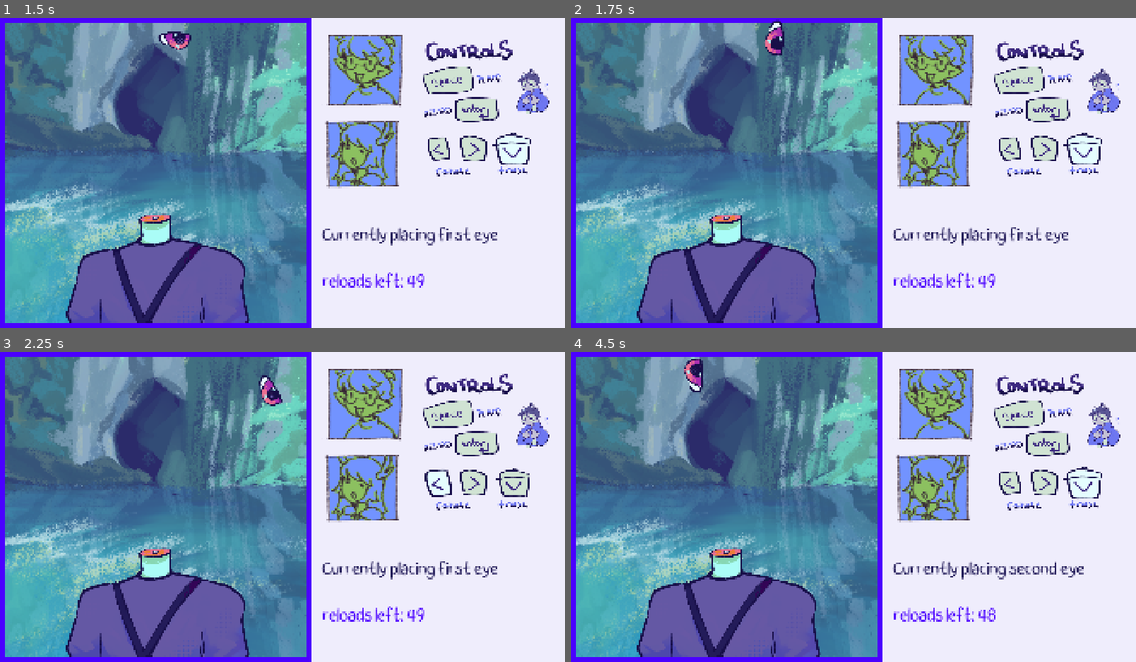
Above: before the commit, frames 1-4 (two rows, left to right).
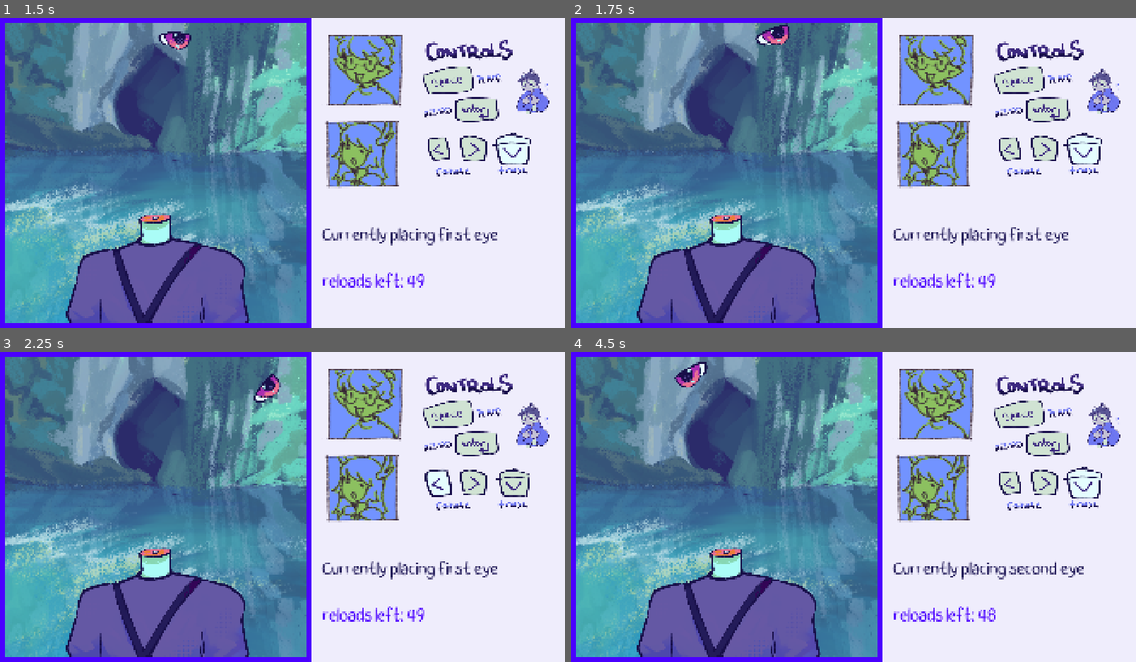
Above: after the commit, the same moments.

Repository: Herbeon/haven-toronto-game
Game: Godot game, scene res://game.tscn
Same seed, same stepped clock (60 frames per second), same inputs: the game is played once before the commit and once after it.
Inputs (mouse positions are in pixels of both pictures, inside the frame that each line leads up to):
- Up to frame 1 (1.5 s): tap Enter (reload) at 0.5 s; move the mouse to (406, 157) at 0.52 s; hold Up 0.53-1.28 s; click (406, 157) at 0.6 s; move the mouse to (169, 188) at 1.27 s; hold Down (trashbin) from 1.28 s (still down); tap Q (newgame) at 1.35 s
- Up to frame 2 (1.75 s): keep holding Down (trashbin); click (740, 188) at 1.55 s
- Up to frame 3 (2.25 s): move the mouse to (339, 438) at 2.02 s; release Down (trashbin) at 2.03 s; hold Up from 2.03 s (still down); hold Left (rotate_ccwise) from 2.03 s (still down)
- Up to frame 4 (4.5 s): click (910, 438) at 2.3 s; move the mouse to (825, 569) at 2.77 s; release Left (rotate_ccwise) at 2.78 s; tap Right (rotate_clockwise) at 2.85 s; click (825, 569) at 3.05 s; move the mouse to (1023, 553) at 3.52 s; release Up at 3.53 s; hold Down (trashbin) from 3.53 s (still down); click (1023, 553) at 3.6 s; tap Enter (reload) at 4.15 s; move the mouse to (684, 460) at 4.27 s; tap Alt at 4.35 s

Frame 1 is identical in both runs. In frame 2, 0.4% of the frame differs, in the area x 32-39%, y 0-13%; in frame 3, 0.3%; in frame 4, 0.4%.

Commit message:
made bounce angles more realisti (mmmmmmm fiziks)

Diff:
--- a/havenBounceBack/clothesacc.gd
+++ b/havenBounceBack/clothesacc.gd
@@ -55,7 +55,8 @@
 			#tween.tween_property($AnimatedSprite2D,"scale", Vector2(1.1,1.1), 0.1)
 			#tween.tween_property($AnimatedSprite2D,"scale", Vector2(1,1), 0.1)
 			if(!visual.contains("collar1")):
-				$AnimatedSprite2D.rotate(PI/2)
+				var rotationamount = tan(velocity.x / velocity.y)
+				$AnimatedSprite2D.rotate(rotationamount*2)
 
 			velocity = velocity.bounce(collision.get_normal())
 
--- a/havenBounceBack/ear_1.gd
+++ b/havenBounceBack/ear_1.gd
@@ -65,7 +65,8 @@
 			tween.tween_property($AnimatedSprite2D,"scale", Vector2(1.1,1.1), 0.1)
 			tween.tween_property($AnimatedSprite2D,"scale", Vector2(1,1), 0.1)
 			if(visual != "hungri"):
-				$AnimatedSprite2D.rotate(PI/2)
+				var rotationamount = tan(velocity.x / velocity.y)
+				$AnimatedSprite2D.rotate(rotationamount*2)
 
 				#$CollisionShape2Dbig.rotate(PI/2)
 			velocity = velocity.bounce(collision.get_normal())
--- a/havenBounceBack/ear_2.gd
+++ b/havenBounceBack/ear_2.gd
@@ -64,7 +64,8 @@
 			tween.tween_property($AnimatedSprite2D,"scale", Vector2(1.1,1.1), 0.1)
 			tween.tween_property($AnimatedSprite2D,"scale", Vector2(1,1), 0.1)
 			if(visual != "hungri"):
-				$AnimatedSprite2D.rotate(PI/2)
+				var rotationamount = tan(velocity.x / velocity.y)
+				$AnimatedSprite2D.rotate(rotationamount*2)
 
 				#$CollisionShape2Dbig.rotate(PI/2)
 			velocity = velocity.bounce(collision.get_normal())
--- a/havenBounceBack/eye_1.gd
+++ b/havenBounceBack/eye_1.gd
@@ -54,7 +54,8 @@
 			var tween = create_tween()
 			tween.tween_property($AnimatedSprite2D,"scale", Vector2(1.1,1.1), 0.1)
 			tween.tween_property($AnimatedSprite2D,"scale", Vector2(1,1), 0.1)
-			$AnimatedSprite2D.rotate(PI/2)
+			var rotationamount = tan(velocity.x / velocity.y)
+			$AnimatedSprite2D.rotate(rotationamount*2)
 			velocity = velocity.bounce(collision.get_normal())
 
 			#print(velocity)
--- a/havenBounceBack/eye_2.gd
+++ b/havenBounceBack/eye_2.gd
@@ -54,7 +54,8 @@
 			var tween = create_tween()
 			tween.tween_property($AnimatedSprite2D,"scale", Vector2(1.1,1.1), 0.1)
 			tween.tween_property($AnimatedSprite2D,"scale", Vector2(1,1), 0.1)
-			$AnimatedSprite2D.rotate(PI/2)
+			var rotationamount = tan(velocity.x / velocity.y)
+			$AnimatedSprite2D.rotate(rotationamount*2)
 			velocity = velocity.bounce(collision.get_normal())
 
 			#print(velocity)
--- a/havenBounceBack/eyebrow_1.gd
+++ b/havenBounceBack/eyebrow_1.gd
@@ -50,7 +50,9 @@
 			var tween = create_tween()
 			tween.tween_property($AnimatedSprite2D,"scale", Vector2(1.1,1.1), 0.1)
 			tween.tween_property($AnimatedSprite2D,"scale", Vector2(1,1), 0.1)
-			$AnimatedSprite2D.rotate(PI/2)
+
+			var rotationamount = tan(velocity.x / velocity.y)
+			$AnimatedSprite2D.rotate(rotationamount*2)
 			velocity = velocity.bounce(collision.get_normal())
 
 			#print(velocity)
--- a/havenBounceBack/eyebrow_2.gd
+++ b/havenBounceBack/eyebrow_2.gd
@@ -50,7 +50,8 @@
 			var tween = create_tween()
 			tween.tween_property($AnimatedSprite2D,"scale", Vector2(1.1,1.1), 0.1)
 			tween.tween_property($AnimatedSprite2D,"scale", Vector2(1,1), 0.1)
-			$AnimatedSprite2D.rotate(PI/2)
+			var rotationamount = tan(velocity.x / velocity.y)
+			$AnimatedSprite2D.rotate(rotationamount*2)
 			velocity = velocity.bounce(collision.get_normal())
 
 			#print(velocity)
--- a/havenBounceBack/game.gd
+++ b/havenBounceBack/game.gd
@@ -5,7 +5,6 @@
 #body (preset)
 #head
 #ears
-#nose
 #mouth
 #eyes
 #brows
@@ -75,7 +74,7 @@
 			reloads_left -= 1
 			relabel.text = "reloads left: " + str(reloads_left)
 		else:
-			relabel.text = "no more reloads left lol"
+			relabel.text = "no more reloads left!"
 	if(Input.is_action_just_pressed("trashbin")):
 		current_part.visible = false
 		current_part.got_paused()
--- a/havenBounceBack/hairback.gd
+++ b/havenBounceBack/hairback.gd
@@ -55,7 +55,8 @@
 			#tween.tween_property($AnimatedSprite2D,"scale", Vector2(1.1,1.1), 0.1)
 			#tween.tween_property($AnimatedSprite2D,"scale", Vector2(1,1), 0.1)
 			if(!visual.contains("wisp")):
-				$AnimatedSprite2D.rotate(PI/2)
+				var rotationamount = tan(velocity.x / velocity.y)
+				$AnimatedSprite2D.rotate(rotationamount*2)
 
 			velocity = velocity.bounce(collision.get_normal())
 
--- a/havenBounceBack/hat.gd
+++ b/havenBounceBack/hat.gd
@@ -11,7 +11,7 @@
 
 
 func start():
-	visual = ["party","top","propeller"].pick_random()
+	visual = ["party","top","propeller","propeller2"].pick_random()
 	$AnimatedSprite2D.play(visual)
 
 	get_node("CollisionShape2Dbig").disabled = true
@@ -55,8 +55,8 @@
 			#tween.tween_property($AnimatedSprite2D,"scale", Vector2(1.1,1.1), 0.1)
 			#tween.tween_property($AnimatedSprite2D,"scale", Vector2(1,1), 0.1)
 			if(!visual.contains("propeller")):
-				$AnimatedSprite2D.rotate(PI/2)
-
+				var rotationamount = tan(velocity.x / velocity.y)
+				$AnimatedSprite2D.rotate(rotationamount*2)
 			velocity = velocity.bounce(collision.get_normal())
 
 			#print(velocity)
--- a/havenBounceBack/hat.tscn
+++ b/havenBounceBack/hat.tscn
@@ -4,6 +4,7 @@
 [ext_resource type="Texture2D" uid="uid://bxw22gxqfaenj" path="res://images and character assets/Hat 3.PNG" id="1_pkhb4"]
 [ext_resource type="Texture2D" uid="uid://co4ii3ivq1gbe" path="res://images and character assets/Hat 2.PNG" id="2_76kgg"]
 [ext_resource type="Texture2D" uid="uid://ldwjanwtjp48" path="res://images and character assets/Hat 1.PNG" id="3_e2cuu"]
+[ext_resource type="Texture2D" uid="uid://o25dxaaew0cj" path="res://images and character assets/Hat 4.png" id="4_e2cuu"]
 
 [sub_resource type="RectangleShape2D" id="RectangleShape2D_tcrup"]
 size = Vector2(285, 196.5)
@@ -31,6 +32,14 @@
 }, {
 "frames": [{
 "duration": 1.0,
+"texture": ExtResource("4_e2cuu")
+}],
+"loop": 1,
+"name": &"propeller2",
+"speed": 5.0
+}, {
+"frames": [{
+"duration": 1.0,
 "texture": ExtResource("3_e2cuu")
 }],
 "loop": 1,
@@ -51,4 +60,4 @@
 
 [node name="AnimatedSprite2D" type="AnimatedSprite2D" parent="." unique_id=1222159405]
 sprite_frames = SubResource("SpriteFrames_tcrup")
-animation = &"party"
+animation = &"propeller2"
--- a/havenBounceBack/headacc_1.gd
+++ b/havenBounceBack/headacc_1.gd
@@ -51,7 +51,8 @@
 			var tween = create_tween()
 			tween.tween_property($AnimatedSprite2D,"scale", Vector2(1.1,1.1), 0.1)
 			tween.tween_property($AnimatedSprite2D,"scale", Vector2(1,1), 0.1)
-			$AnimatedSprite2D.rotate(PI/2)
+			var rotationamount = tan(velocity.x / velocity.y)
+			$AnimatedSprite2D.rotate(rotationamount*2)
 			velocity = velocity.bounce(collision.get_normal())
 
 			#print(velocity)
--- a/havenBounceBack/headacc_2.gd
+++ b/havenBounceBack/headacc_2.gd
@@ -51,7 +51,8 @@
 			var tween = create_tween()
 			tween.tween_property($AnimatedSprite2D,"scale", Vector2(1.1,1.1), 0.1)
 			tween.tween_property($AnimatedSprite2D,"scale", Vector2(1,1), 0.1)
-			$AnimatedSprite2D.rotate(PI/2)
+			var rotationamount = tan(velocity.x / velocity.y)
+			$AnimatedSprite2D.rotate(rotationamount*2)
 			velocity = velocity.bounce(collision.get_normal())
 
 			#print(velocity)
--- a/havenBounceBack/mouth.gd
+++ b/havenBounceBack/mouth.gd
@@ -51,7 +51,9 @@
 			var tween = create_tween()
 			tween.tween_property($AnimatedSprite2D,"scale", Vector2(1.1,1.1), 0.1)
 			tween.tween_property($AnimatedSprite2D,"scale", Vector2(1,1), 0.1)
-			$AnimatedSprite2D.rotate(PI/2)
+			var rotationamount = tan(velocity.x / velocity.y)
+			$AnimatedSprite2D.rotate(rotationamount*2)
+
 			velocity = velocity.bounce(collision.get_normal())
 
 			#print(velocity)
Binary file added: havenBounceBack/images and character assets/Hat 4.png
Not shown, added: havenBounceBack/images and character assets/Hat 4.png.import
